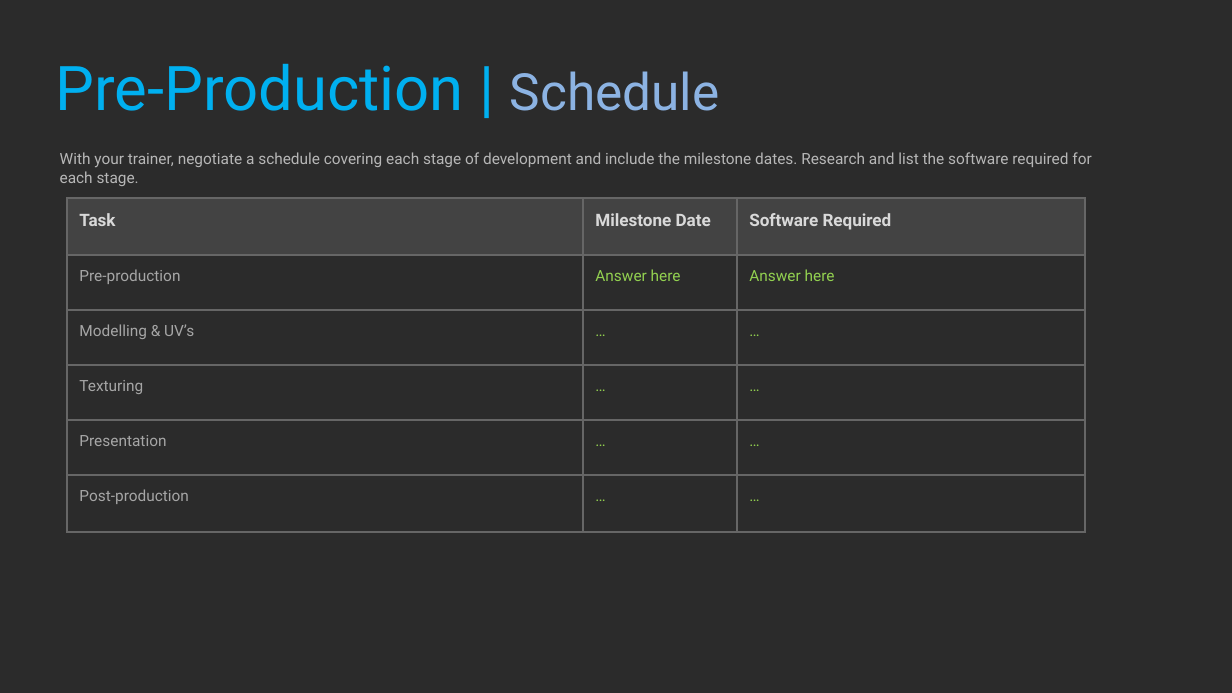
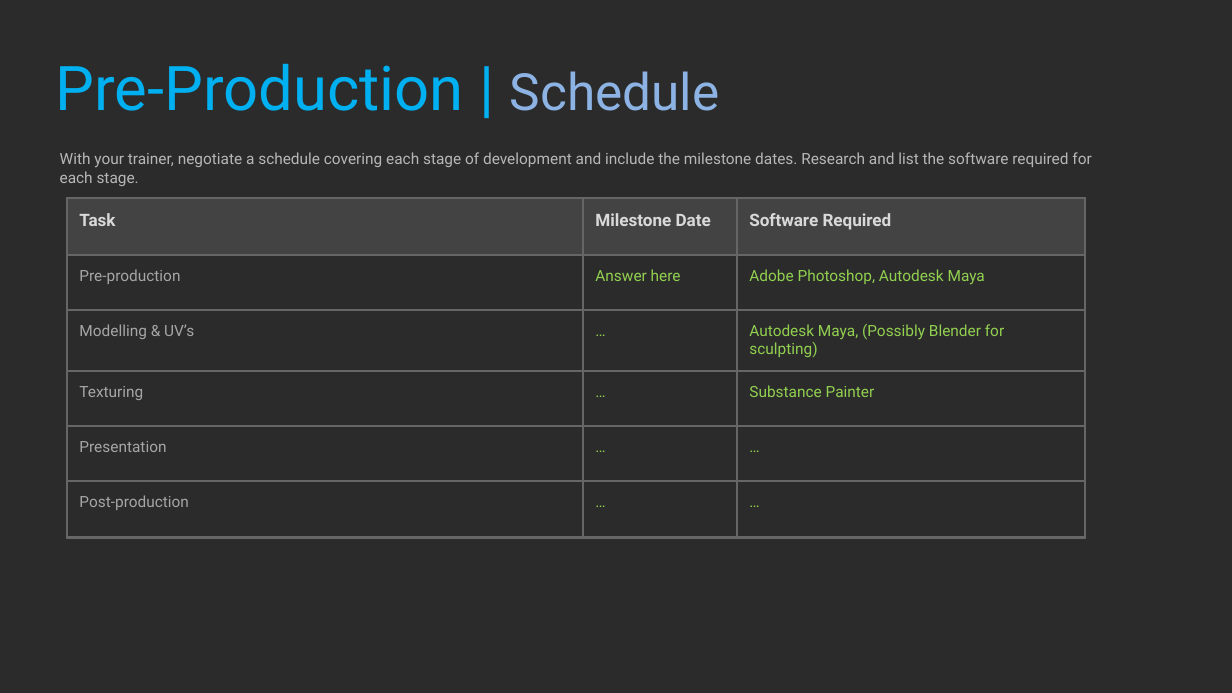
Before and after one commit to realityforge/aie_course, a slide deck: slide 13 of Assesment/3DArtPipeline_PeterDonald/3DArtPipeline_PeterDonald.pptx. Drawn at 1232x693 pixels with LibreOffice and Linux fonts; fonts in the diff are those of the drawing; background and template pictures are left out; a plain dark background stands for a picture behind light text. Boxes give left, top, right and bottom in pixels: in the first picture for what was removed or moved away, otherwise in the second. Text is boxed around its words. In the diff, an @@ line names an element or a change of style, - is before the commit and + after.

Commit message:
Add some answers into the worksheet

```diff
--- a/Assesment/3DArtPipeline_PeterDonald/3DArtPipeline_PeterDonald.pptx
+++ b/Assesment/3DArtPipeline_PeterDonald/3DArtPipeline_PeterDonald.pptx
@@ table at [68,198,1085,538] @@
-row 2, column 3: Answer here
+row 2, column 3: Adobe Photoshop, Autodesk Maya
-row 3, column 3: …
+row 3, column 3: Autodesk Maya, (Possibly Blender for sculpting)
-row 4, column 3: …
+row 4, column 3: Substance Painter
```
Also in this commit, not shown: 3 other slides changed.
